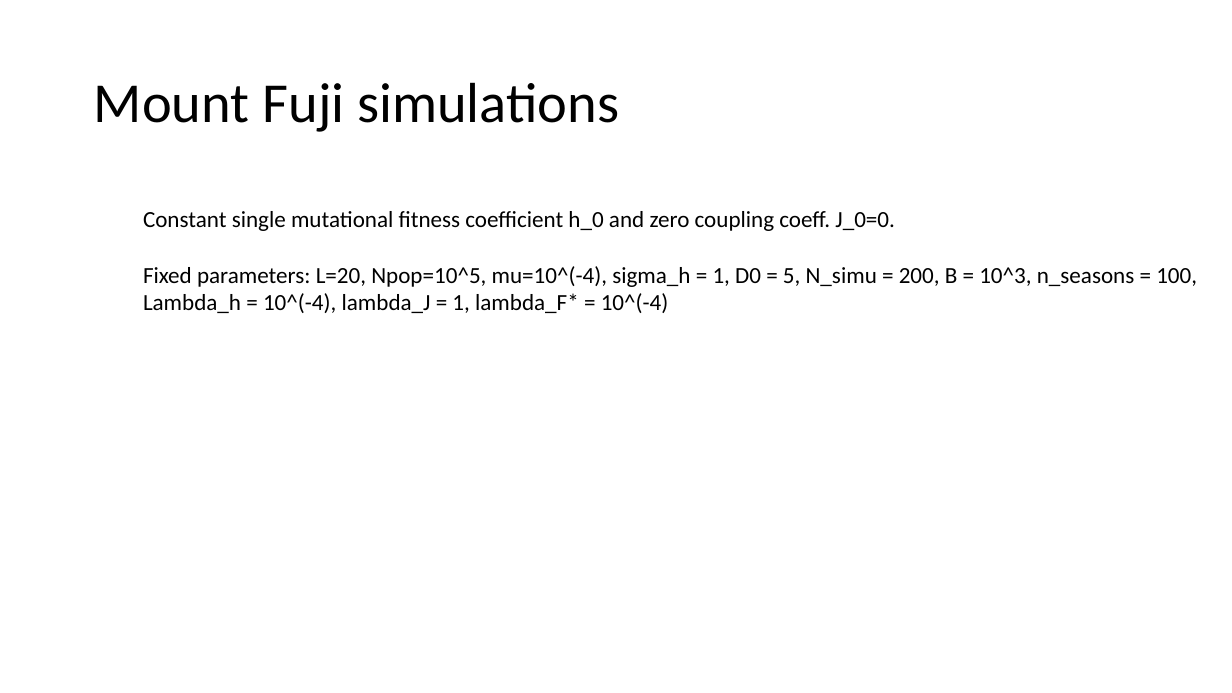
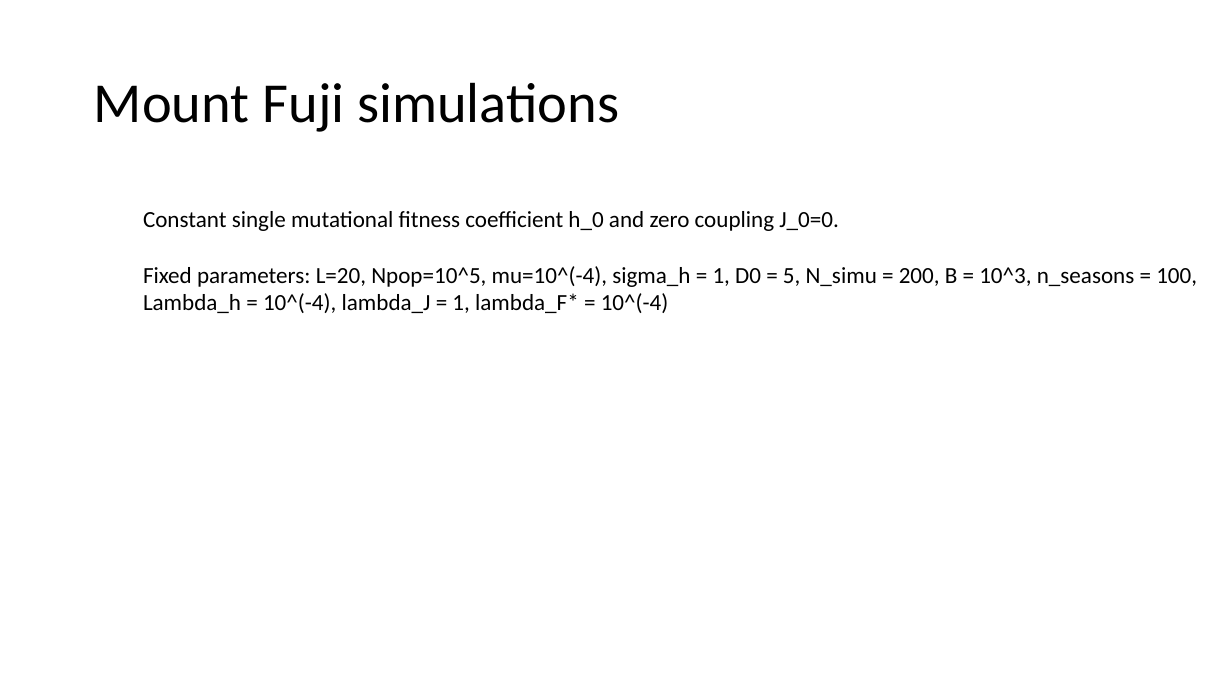
Before and after one commit to JDoelger/InfluenzaFitnessInference, a slide deck: slide 1 of notes/AdditionalAnalyses.pptx. Drawn at 1232x693 pixels with LibreOffice and Linux fonts; fonts in the diff are those of the drawing. Boxes give left, top, right and bottom in pixels: in the first picture for what was removed or moved away, otherwise in the second. Text is boxed around its words. In the diff, an @@ line names an element or a change of style, - is before the commit and + after.

Commit message:
modify file

```diff
--- a/notes/AdditionalAnalyses.pptx
+++ b/notes/AdditionalAnalyses.pptx
@@ text at (143,211,839,231): text changed @@
-Constant single mutational fitness coefficient h_0 and zero coupling coeff. J_0=0.
+Constant single mutational fitness coefficient h_0 and zero coupling J_0=0.
```
